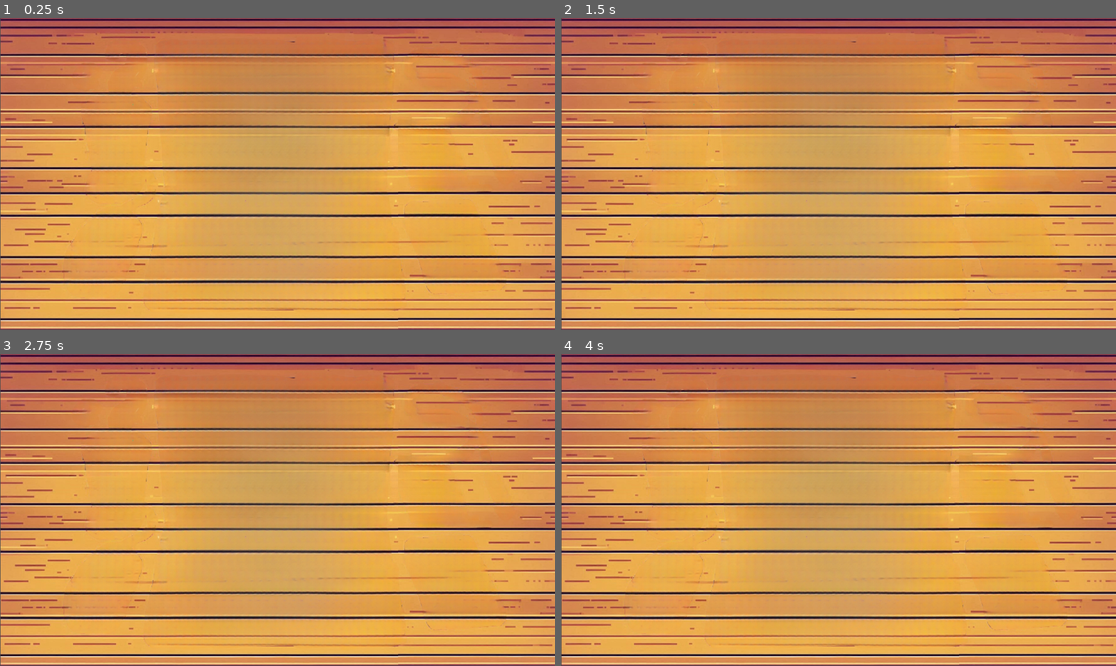
Above: before the commit, frames 1-4 (two rows, left to right).
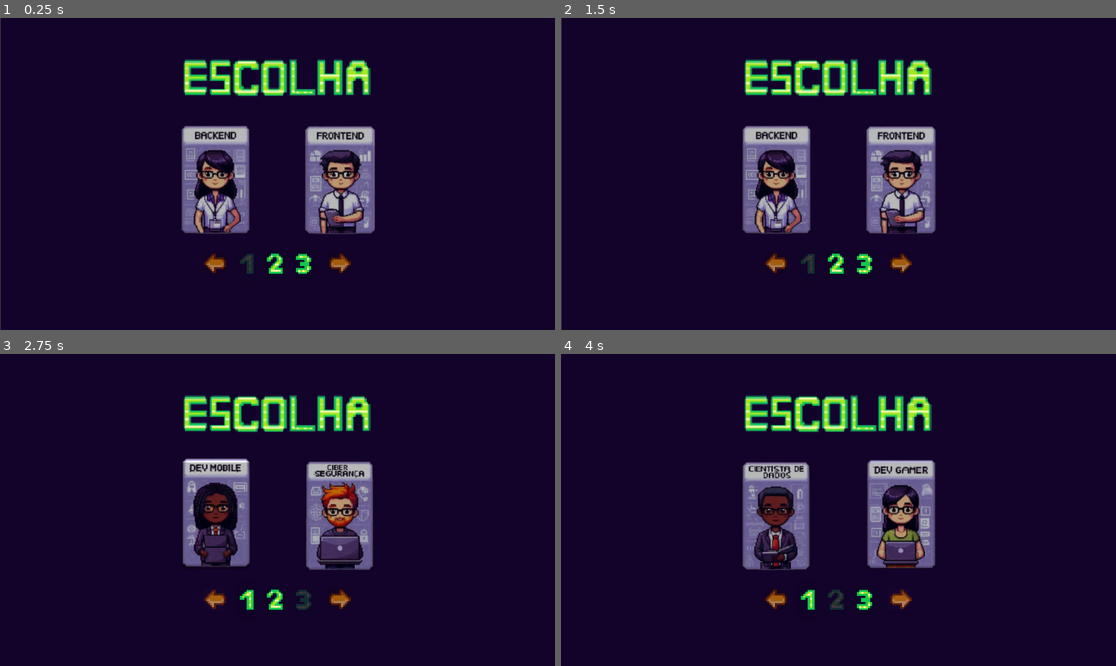
Above: after the commit, the same moments.

Repository: Mescxll/JogoGodot-CorridaTech
Game: Godot game, scene res://cena_niveis.tscn
Same seed, same stepped clock (60 frames per second), same inputs: the game is played once before the commit and once after it. This scene is started directly instead of the project's main scene.
Inputs (mouse positions are in pixels of both pictures, inside the frame that each line leads up to):
- Up to frame 1 (0.25 s): no input
- Up to frame 2 (1.5 s): click (777, 180) at 0.52 s; click (899, 180) at 1.27 s
- Up to frame 3 (2.75 s): click (216, 600) at 2.02 s
- Up to frame 4 (4 s): click (899, 600) at 2.77 s; click (899, 600) at 3.52 s

The runs differ from the first frame. In frame 1, 98% of the frame differs, in the area x 0-100%, y 0-100%; in frame 2, 98%; in frame 3, 98%; in frame 4, 98%.

Commit message:
Atualização da seleção de níveis

Diff:
--- a/cena1.tscn
+++ b/cena1.tscn
@@ -1,7 +1,7 @@
 [gd_scene load_steps=7 format=3 uid="uid://bxqd5demcqe42"]
 
 [ext_resource type="Script" path="res://cena_1.gd" id="1_xx82v"]
-[ext_resource type="Texture2D" uid="uid://cfkwemv8bm0dl" path="res://imagens/1 Fundo.png" id="2_smaui"]
+[ext_resource type="Texture2D" uid="uid://xy1muryx1n6s" path="res://imagens/Fundo.png" id="2_htx77"]
 [ext_resource type="Texture2D" uid="uid://dv1a6qp3ctmsa" path="res://imagens/Botão Jogar.png" id="3_6ssdf"]
 [ext_resource type="Texture2D" uid="uid://dly6cbk5y81y2" path="res://imagens/Botão Sair.png" id="4_ww1di"]
 [ext_resource type="Texture2D" uid="uid://ffoef1gi4irx" path="res://imagens/Botão Ajuda.png" id="5_en3rx"]
@@ -11,9 +11,9 @@
 script = ExtResource("1_xx82v")
 
 [node name="Fundo" type="Sprite2D" parent="."]
-position = Vector2(576.5, 323.5)
-scale = Vector2(0.449609, 0.449306)
-texture = ExtResource("2_smaui")
+position = Vector2(576.448, 325.608)
+scale = Vector2(1.1511, 1.15237)
+texture = ExtResource("2_htx77")
 
 [node name="BotaoJogar" type="Sprite2D" parent="."]
 position = Vector2(392.5, 529.875)
@@ -51,7 +51,6 @@
 
 [node name="Ajuda" type="Button" parent="BotaoAjuda"]
 modulate = Color(1, 1, 1, 0)
-anchors_preset = -1
 offset_left = -33.0
 offset_top = -38.0
 offset_right = 33.0
--- /dev/null
+++ b/cena_niveis.gd
@@ -0,0 +1,7 @@
+extends Node2D
+
+func _on_seta_e_pressed() -> void:
+	get_tree().change_scene_to_file("res://cena_niveis3.tscn")
+
+func _on_seta_d_pressed() -> void:
+	get_tree().change_scene_to_file("res://cena_niveis2.tscn")
--- a/cena_niveis.tscn
+++ b/cena_niveis.tscn
@@ -1,16 +1,96 @@
-[gd_scene load_steps=3 format=3 uid="uid://cf545ithu04rt"]
+[gd_scene load_steps=11 format=3 uid="uid://cf545ithu04rt"]
 
-[ext_resource type="Texture2D" uid="uid://crbknqad71jjc" path="res://imagens/2 Fundo geral.jpeg" id="1_qw0hm"]
-[ext_resource type="AudioStream" uid="uid://bj63538i62jg1" path="res://audios/neon-gaming-128925.mp3" id="2_tvojr"]
+[ext_resource type="Script" path="res://cena_niveis.gd" id="1_3iwd3"]
+[ext_resource type="Texture2D" uid="uid://cnyv6um7gg65q" path="res://imagens/Escolha.png" id="2_1040s"]
+[ext_resource type="Texture2D" uid="uid://cd514qw6xogpd" path="res://imagens/Fundo Roxo.png" id="2_e2gli"]
+[ext_resource type="Texture2D" uid="uid://cpay3wsswfpx2" path="res://imagens/backend.png" id="2_sgakx"]
+[ext_resource type="Texture2D" uid="uid://ddsksurfbq1xk" path="res://imagens/frontend.png" id="3_31i0k"]
+[ext_resource type="Texture2D" uid="uid://bswuftmo4ybw5" path="res://imagens/setaEsquerda.png" id="6_wk5hd"]
+[ext_resource type="Texture2D" uid="uid://cwphv3ekcfkjf" path="res://imagens/setaDireita.png" id="7_bof3y"]
+[ext_resource type="Texture2D" uid="uid://b4tsvgcgos40x" path="res://imagens/1.png" id="8_2gxb4"]
+[ext_resource type="Texture2D" uid="uid://btub6cr865nud" path="res://imagens/2.png" id="9_6ppcl"]
+[ext_resource type="Texture2D" uid="uid://dko5gauex045u" path="res://imagens/3.png" id="10_jfx3h"]
 
 [node name="Nó 2" type="Node2D"]
+script = ExtResource("1_3iwd3")
 
-[node name="Sprite2D" type="Sprite2D" parent="."]
-position = Vector2(580.25, 322)
-scale = Vector2(0.452148, 0.451389)
-texture = ExtResource("1_qw0hm")
+[node name="Fundo" type="Sprite2D" parent="."]
+position = Vector2(579, 328)
+scale = Vector2(0.564453, 0.569444)
+texture = ExtResource("2_e2gli")
 
-[node name="AudioStreamPlayer" type="AudioStreamPlayer" parent="."]
-stream = ExtResource("2_tvojr")
-volume_db = -15.661
-autoplay = true
+[node name="Escolha" type="Sprite2D" parent="."]
+position = Vector2(576, 128)
+scale = Vector2(1.19835, 1)
+texture = ExtResource("2_1040s")
+
+[node name="backend" type="Sprite2D" parent="."]
+position = Vector2(448, 336)
+scale = Vector2(1.39474, 1.33516)
+texture = ExtResource("2_sgakx")
+
+[node name="back" type="Button" parent="backend"]
+self_modulate = Color(0.0745098, 0.0117647, 0.164706, 0.45098)
+offset_left = -51.0
+offset_top = -83.0
+offset_right = 50.0
+offset_bottom = 83.0
+
+[node name="frontend" type="Sprite2D" parent="."]
+position = Vector2(706, 336)
+scale = Vector2(1.39474, 1.33516)
+texture = ExtResource("3_31i0k")
+
+[node name="front" type="Button" parent="frontend"]
+self_modulate = Color(0.0745098, 0.0117647, 0.164706, 0.45098)
+offset_left = -51.0
+offset_top = -83.0
+offset_right = 50.0
+offset_bottom = 83.0
+
+[node name="setaEsquerda" type="Sprite2D" parent="."]
+position = Vector2(448, 512)
+texture = ExtResource("6_wk5hd")
+
+[node name="setaE" type="Button" parent="setaEsquerda"]
+self_modulate = Color(0.469004, 0.208592, 0.818526, 0.45098)
+offset_left = -25.0
+offset_top = -25.0
+offset_right = 21.0
+offset_bottom = 20.0
+
+[node name="setaDireita" type="Sprite2D" parent="."]
+position = Vector2(704, 512)
+texture = ExtResource("7_bof3y")
+
+[node name="setaD" type="Button" parent="setaDireita"]
+self_modulate = Color(0.469004, 0.208592, 0.818526, 0.45098)
+offset_left = -25.0
+offset_top = -25.0
+offset_right = 21.0
+offset_bottom = 20.0
+
+[node name="1" type="Sprite2D" parent="."]
+position = Vector2(511, 513)
+scale = Vector2(0.615385, 0.607143)
+texture = ExtResource("8_2gxb4")
+
+[node name="ColorRect" type="ColorRect" parent="1"]
+offset_left = -45.0
+offset_top = -71.0
+offset_right = 47.0
+offset_bottom = 74.0
+color = Color(0.0745098, 0.0117647, 0.164706, 0.784314)
+
+[node name="2" type="Sprite2D" parent="."]
+position = Vector2(570, 512)
+scale = Vector2(0.539473, 0.612245)
+texture = ExtResource("9_6ppcl")
+
+[node name="3" type="Sprite2D" parent="."]
+position = Vector2(634, 512)
+scale = Vector2(0.602564, 0.605769)
+texture = ExtResource("10_jfx3h")
+
+[connection signal="pressed" from="setaEsquerda/setaE" to="." method="_on_seta_e_pressed"]
+[connection signal="pressed" from="setaDireita/setaD" to="." method="_on_seta_d_pressed"]
--- /dev/null
+++ b/cena_niveis2.tscn
@@ -0,0 +1,96 @@
+[gd_scene load_steps=11 format=3 uid="uid://dseesgf5kut8f"]
+
+[ext_resource type="Script" path="res://cena_niveis_2.gd" id="1_hqcbq"]
+[ext_resource type="Texture2D" uid="uid://cd514qw6xogpd" path="res://imagens/Fundo Roxo.png" id="2_ifqj3"]
+[ext_resource type="Texture2D" uid="uid://cnyv6um7gg65q" path="res://imagens/Escolha.png" id="3_e14um"]
+[ext_resource type="Texture2D" uid="uid://bswuftmo4ybw5" path="res://imagens/setaEsquerda.png" id="6_fdsmh"]
+[ext_resource type="Texture2D" uid="uid://bvl4563c876kb" path="res://imagens/dados.png" id="7_fqu1v"]
+[ext_resource type="Texture2D" uid="uid://cwphv3ekcfkjf" path="res://imagens/setaDireita.png" id="7_hq83r"]
+[ext_resource type="Texture2D" uid="uid://b4tsvgcgos40x" path="res://imagens/1.png" id="8_fmchq"]
+[ext_resource type="Texture2D" uid="uid://dwk55mue8cll" path="res://imagens/gamer.png" id="8_l6v5x"]
+[ext_resource type="Texture2D" uid="uid://btub6cr865nud" path="res://imagens/2.png" id="9_inbvr"]
+[ext_resource type="Texture2D" uid="uid://dko5gauex045u" path="res://imagens/3.png" id="10_f7u5s"]
+
+[node name="Nó 2" type="Node2D"]
+script = ExtResource("1_hqcbq")
+
+[node name="Fundo" type="Sprite2D" parent="."]
+position = Vector2(576, 324.625)
+scale = Vector2(0.56543, 0.570096)
+texture = ExtResource("2_ifqj3")
+
+[node name="setaEsquerda" type="Sprite2D" parent="."]
+position = Vector2(448, 512)
+texture = ExtResource("6_fdsmh")
+
+[node name="setaE" type="Button" parent="setaEsquerda"]
+self_modulate = Color(0.469004, 0.208592, 0.818526, 0.45098)
+offset_left = -25.0
+offset_top = -25.0
+offset_right = 21.0
+offset_bottom = 20.0
+
+[node name="setaDireita" type="Sprite2D" parent="."]
+position = Vector2(704, 512)
+texture = ExtResource("7_hq83r")
+
+[node name="setaD" type="Button" parent="setaDireita"]
+self_modulate = Color(0.469004, 0.208592, 0.818526, 0.45098)
+offset_left = -25.0
+offset_top = -25.0
+offset_right = 21.0
+offset_bottom = 20.0
+
+[node name="1" type="Sprite2D" parent="."]
+position = Vector2(511, 513)
+scale = Vector2(0.615385, 0.607143)
+texture = ExtResource("8_fmchq")
+
+[node name="2" type="Sprite2D" parent="."]
+position = Vector2(570, 512)
+scale = Vector2(0.539473, 0.612245)
+texture = ExtResource("9_inbvr")
+
+[node name="ColorRect" type="ColorRect" parent="2"]
+offset_left = -45.0
+offset_top = -71.0
+offset_right = 47.0
+offset_bottom = 74.0
+color = Color(0.0745098, 0.0117647, 0.164706, 0.784314)
+
+[node name="3" type="Sprite2D" parent="."]
+position = Vector2(634, 512)
+scale = Vector2(0.602564, 0.605769)
+texture = ExtResource("10_f7u5s")
+
+[node name="dados" type="Sprite2D" parent="."]
+position = Vector2(448, 336)
+scale = Vector2(1.39474, 1.33516)
+texture = ExtResource("7_fqu1v")
+
+[node name="dados" type="Button" parent="dados"]
+self_modulate = Color(0.0745098, 0.0117647, 0.164706, 0.45098)
+offset_left = -51.0
+offset_top = -83.0
+offset_right = 50.0
+offset_bottom = 83.0
+
+[node name="gamer" type="Sprite2D" parent="."]
+position = Vector2(706, 336)
+scale = Vector2(1.39474, 1.33516)
+texture = ExtResource("8_l6v5x")
+
+[node name="gamer" type="Button" parent="gamer"]
+self_modulate = Color(0.0745098, 0.0117647, 0.164706, 0.45098)
+offset_left = -51.0
+offset_top = -83.0
+offset_right = 50.0
+offset_bottom = 83.0
+
+[node name="Escolha" type="Sprite2D" parent="."]
+position = Vector2(576, 128)
+scale = Vector2(1.19835, 1)
+texture = ExtResource("3_e14um")
+
+[connection signal="pressed" from="setaEsquerda/setaE" to="." method="_on_seta_e_pressed"]
+[connection signal="pressed" from="setaDireita/setaD" to="." method="_on_seta_d_pressed"]
--- /dev/null
+++ b/cena_niveis3.tscn
@@ -0,0 +1,96 @@
+[gd_scene load_steps=11 format=3 uid="uid://oivi0y1v2dr5"]
+
+[ext_resource type="Script" path="res://cena_niveis_3.gd" id="1_vewbh"]
+[ext_resource type="Texture2D" uid="uid://cd514qw6xogpd" path="res://imagens/Fundo Roxo.png" id="2_kt0xm"]
+[ext_resource type="Texture2D" uid="uid://cnyv6um7gg65q" path="res://imagens/Escolha.png" id="3_tuhko"]
+[ext_resource type="Texture2D" uid="uid://cwphv3ekcfkjf" path="res://imagens/setaDireita.png" id="6_40kl2"]
+[ext_resource type="Texture2D" uid="uid://dj5m6hhl2iajl" path="res://imagens/cyber.png" id="6_sqpbd"]
+[ext_resource type="Texture2D" uid="uid://bswuftmo4ybw5" path="res://imagens/setaEsquerda.png" id="7_pqxwm"]
+[ext_resource type="Texture2D" uid="uid://b4tsvgcgos40x" path="res://imagens/1.png" id="8_p7r66"]
+[ext_resource type="Texture2D" uid="uid://d06l01a0t6nqf" path="res://imagens/mobile.png" id="9_3wj2c"]
+[ext_resource type="Texture2D" uid="uid://btub6cr865nud" path="res://imagens/2.png" id="9_qldfg"]
+[ext_resource type="Texture2D" uid="uid://dko5gauex045u" path="res://imagens/3.png" id="10_rbbo0"]
+
+[node name="Nó 2" type="Node2D"]
+script = ExtResource("1_vewbh")
+
+[node name="Fundo" type="Sprite2D" parent="."]
+position = Vector2(576, 325.625)
+scale = Vector2(0.566406, 0.56836)
+texture = ExtResource("2_kt0xm")
+
+[node name="setaDireita" type="Sprite2D" parent="."]
+position = Vector2(704, 512)
+texture = ExtResource("6_40kl2")
+
+[node name="setaD" type="Button" parent="setaDireita"]
+self_modulate = Color(0.469004, 0.208592, 0.818526, 0.45098)
+offset_left = -25.0
+offset_top = -25.0
+offset_right = 21.0
+offset_bottom = 20.0
+
+[node name="setaEsquerda" type="Sprite2D" parent="."]
+position = Vector2(448, 512)
+texture = ExtResource("7_pqxwm")
+
+[node name="setaE" type="Button" parent="setaEsquerda"]
+self_modulate = Color(0.469004, 0.208592, 0.818526, 0.45098)
+offset_left = -25.0
+offset_top = -25.0
+offset_right = 21.0
+offset_bottom = 20.0
+
+[node name="1" type="Sprite2D" parent="."]
+position = Vector2(511, 513)
+scale = Vector2(0.615385, 0.607143)
+texture = ExtResource("8_p7r66")
+
+[node name="2" type="Sprite2D" parent="."]
+position = Vector2(570, 512)
+scale = Vector2(0.539473, 0.612245)
+texture = ExtResource("9_qldfg")
+
+[node name="3" type="Sprite2D" parent="."]
+position = Vector2(634, 512)
+scale = Vector2(0.602564, 0.605769)
+texture = ExtResource("10_rbbo0")
+
+[node name="ColorRect" type="ColorRect" parent="3"]
+offset_left = -45.0
+offset_top = -71.0
+offset_right = 47.0
+offset_bottom = 74.0
+color = Color(0.0745098, 0.0117647, 0.164706, 0.784314)
+
+[node name="Escolha" type="Sprite2D" parent="."]
+position = Vector2(576, 128)
+scale = Vector2(1.19835, 1)
+texture = ExtResource("3_tuhko")
+
+[node name="mobile" type="Sprite2D" parent="."]
+position = Vector2(448, 336)
+scale = Vector2(1.39474, 1.33516)
+texture = ExtResource("9_3wj2c")
+
+[node name="mobile" type="Button" parent="mobile"]
+self_modulate = Color(0.0745098, 0.0117647, 0.164706, 0.45098)
+offset_left = -51.0
+offset_top = -83.0
+offset_right = 50.0
+offset_bottom = 83.0
+
+[node name="cyber" type="Sprite2D" parent="."]
+position = Vector2(706, 336)
+scale = Vector2(1.39474, 1.33516)
+texture = ExtResource("6_sqpbd")
+
+[node name="cyber" type="Button" parent="cyber"]
+self_modulate = Color(0.0745098, 0.0117647, 0.164706, 0.45098)
+offset_left = -51.0
+offset_top = -83.0
+offset_right = 50.0
+offset_bottom = 83.0
+
+[connection signal="pressed" from="setaDireita/setaD" to="." method="_on_seta_d_pressed"]
+[connection signal="pressed" from="setaEsquerda/setaE" to="." method="_on_seta_e_pressed"]
--- /dev/null
+++ b/cena_niveis_2.gd
@@ -0,0 +1,8 @@
+extends Node2D
+
+func _on_seta_e_pressed() -> void:
+	get_tree().change_scene_to_file("res://cena_niveis.tscn")
+
+
+func _on_seta_d_pressed() -> void:
+	get_tree().change_scene_to_file("res://cena_niveis3.tscn")
--- /dev/null
+++ b/cena_niveis_3.gd
@@ -0,0 +1,7 @@
+extends Node2D
+
+func _on_seta_d_pressed() -> void:
+	get_tree().change_scene_to_file("res://cena_niveis.tscn")
+
+func _on_seta_e_pressed() -> void:
+	get_tree().change_scene_to_file("res://cena_niveis2.tscn")
Binary file added: imagens/1.png
Not shown, added: imagens/1.png.import
Binary file added: imagens/2.png
Not shown, added: imagens/2.png.import
Binary file added: imagens/3.png
Not shown, added: imagens/3.png.import
Binary file added: imagens/Escolha.png
Not shown, added: imagens/Escolha.png.import
Binary file added: imagens/Fundo Roxo.png
Not shown, added: imagens/Fundo Roxo.png.import
Binary file added: imagens/Fundo.png
Not shown, added: imagens/Fundo.png.import
(and 18 more such lines)
